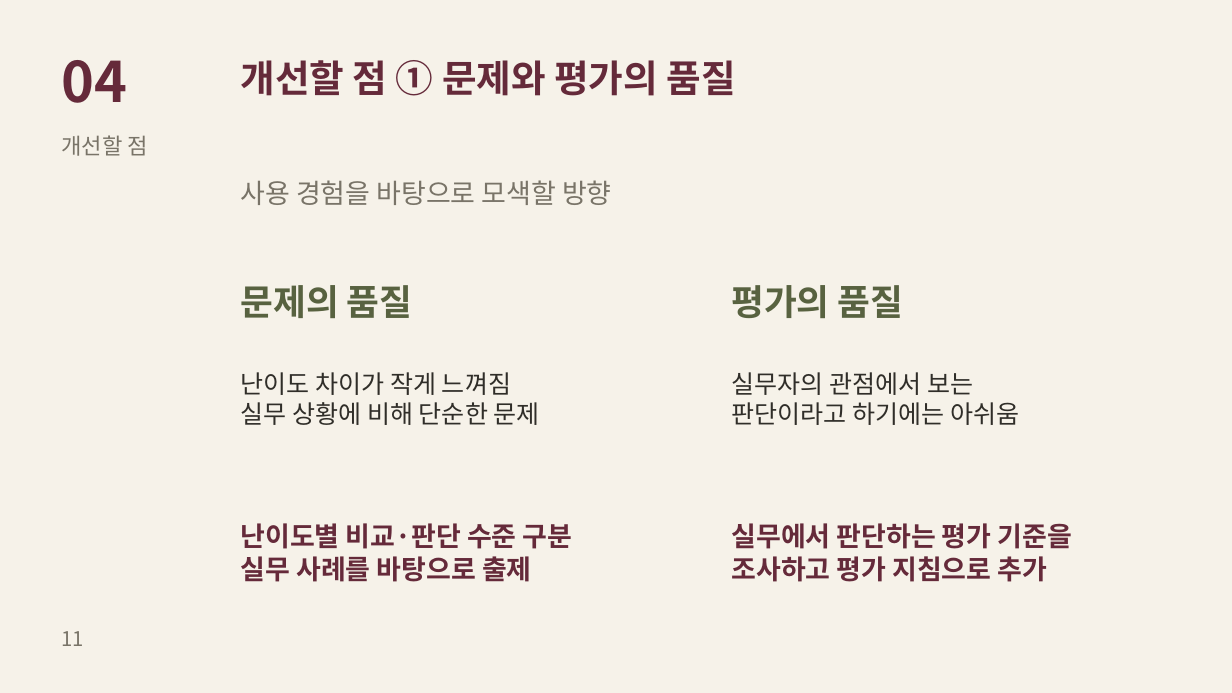
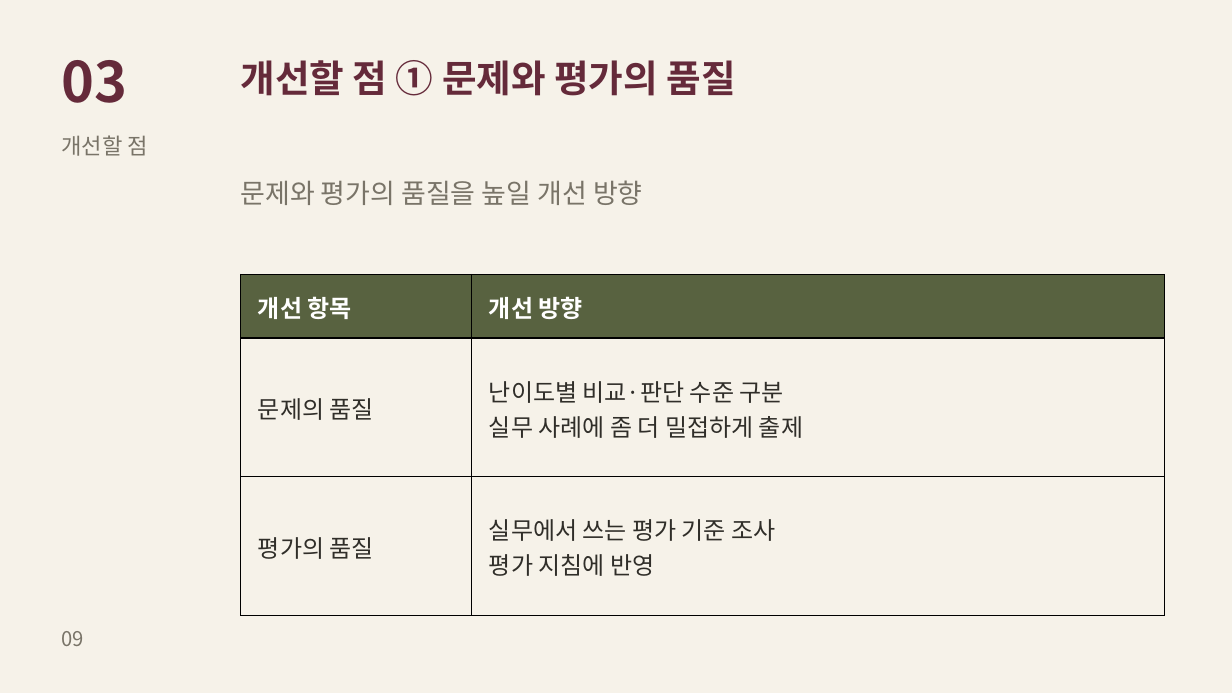
Before and after one commit to skh001218/DA-Agent, a slide deck: slide 9 of DA-Agent Project.pptx (slide 11 before the commit). Drawn at 1232x693 pixels with LibreOffice and Linux fonts; fonts in the diff are those of the drawing. Boxes give left, top, right and bottom in pixels: in the first picture for what was removed or moved away, otherwise in the second. Text is boxed around its words. In the diff, an @@ line names an element or a change of style, - is before the commit and + after.

```diff
--- a/DA-Agent Project.pptx
+++ b/DA-Agent Project.pptx
@@ text at [62, 60, 128, 103]: text changed @@
-04
+03
@@ text at [241, 180, 643, 205]: text changed @@
-사용 경험을 바탕으로 모색할 방향
+문제와 평가의 품질을 높일 개선 방향
@@ table added at [240, 274, 1165, 614], 3 rows, 2 columns @@
+개선 항목 | 개선 방향
+문제의 품질 | 난이도별 비교·판단 수준 구분 / 실무 사례에 좀 더 밀접하게 출제
+평가의 품질 | 실무에서 쓰는 평가 기준 조사 / 평가 지침에 반영
@@ text removed at [241, 285, 413, 318] @@
-문제의 품질
@@ text removed at [731, 285, 904, 318] @@
-평가의 품질
@@ text removed at [241, 372, 540, 425] @@
-난이도 차이가 작게 느껴짐
-실무 상황에 비해 단순한 문제
@@ text removed at [731, 372, 1019, 425] @@
-실무자의 관점에서 보는
-판단이라고 하기에는 아쉬움
@@ text removed at [241, 523, 573, 582] @@
-난이도별 비교·판단 수준 구분
-실무 사례를 바탕으로 출제
@@ text removed at [731, 523, 1072, 582] @@
-실무에서 판단하는 평가 기준을
-조사하고 평가 지침으로 추가
@@ text at [62, 631, 84, 646]: text changed @@
-11
+09
```
Also in this commit, not shown: 8 other slides changed, 3 slides removed, 1 other file.
